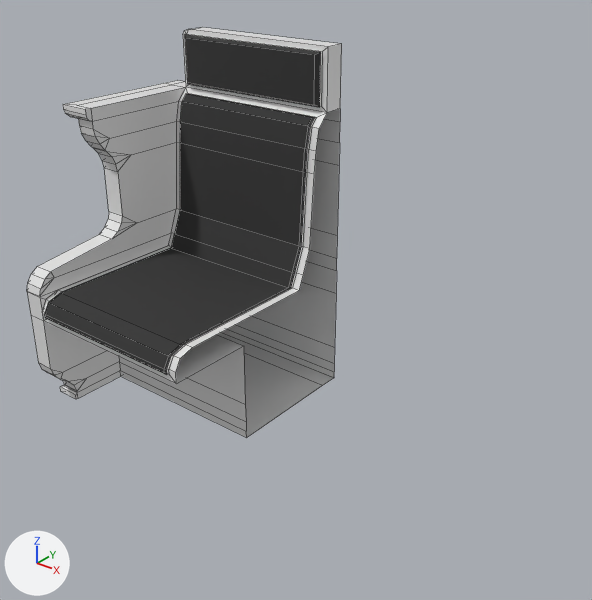
One commit to the FBX model Assets/Hub/Luxary_Chear.fbx: the scene before it, then after it.
Both versions are drawn from a 50 mm lens placed at (9.2, -7.8, 2.28), pointed at (7.16, -5.26, 0.7). Arrows for +X, +Y and +Z are at lower left; the lights stay in place. Mesh edges are drawn as thin lines. Vertices at the same position are counted once.

Names of what the first picture shows: 'Chear'.
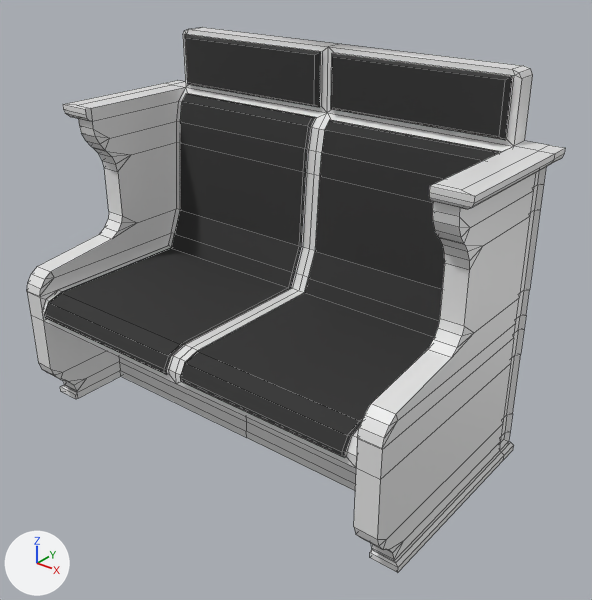
The newer file is also turned or shifted as a whole; pictures and numbers use the older file's frame.

Changed parts and their boxes [x1, y1, x2, y2] in the pictures (592 x 600 px):
'Chear', reshaped (71% wider, 33% taller): before [27, 27, 342, 438]; after [27, 27, 565, 573]
part 1 of me_cube_005, built on: before [327, 44, 342, 113]; after [176, 44, 565, 573]

What the commit changed:
me_cube_005 is used by ob_chear; location (7.0, -6.861, 1.0).
me_cube_005 had 288 vertices, 272 faces and spanned x -1.07..0.0, y 1.0..2.13, z -1.01..0.71.
me_cube_005 now has 545 vertices, 543 faces and spans x -1.07..1.07, y 1.0..2.13, z -1.01..0.71.
Part 1, on me_cube_005:
1 face is deleted.
158 vertices are added at x 0.03..1.07, y 1.0..2.13, z -1.01..0.71.
20 new vertices lie (0.9, 0.0, 0.0) away from vertices in x 0.0, y 1.02..2.13, z -1.01..0.42.
15 new vertices lie (0.1, 0.0, 0.0) away from vertices in x 0.9, y 1.02..2.13, z -1.01..0.42.
9 new vertices lie (0.04, 0.0, 0.0) away from vertices in x 0.0, y 1.02..1.97, z -0.46..0.36.
8 new vertices lie (0.0, -0.06, 0.0) away from vertices in x 0.99, y 2.11, z -0.92..0.27.
5 new vertices lie (0.8, 0.0, 0.0) away from vertices in x 0.05, y 1.0..1.95, z -0.45..0.37.
5 new vertices lie (0.04, 0.0, 0.0) away from vertices in x 0.86, y 1.02..1.97, z -0.46..0.36.
27 new vertices lie (0.1, 0.0, 0.0) away from vertices in x 0.9, y 1.02..1.55, z -1.01..0.42.
10 new vertices lie (0.0, 0.1, 0.0) away from vertices in x 0.86..1.07, y 1.02..2.03, z -1.01..0.71.
235 new faces join them, mat_brown_seats (white #e7e7e7).
37 new faces join them, mat_black (black #303030).
